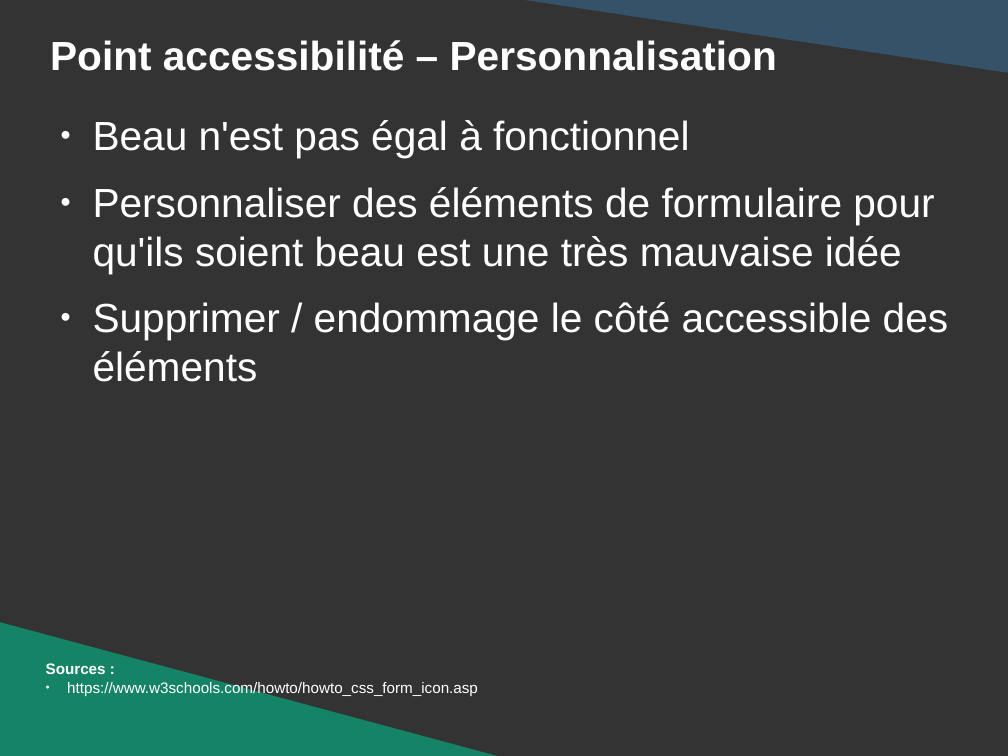
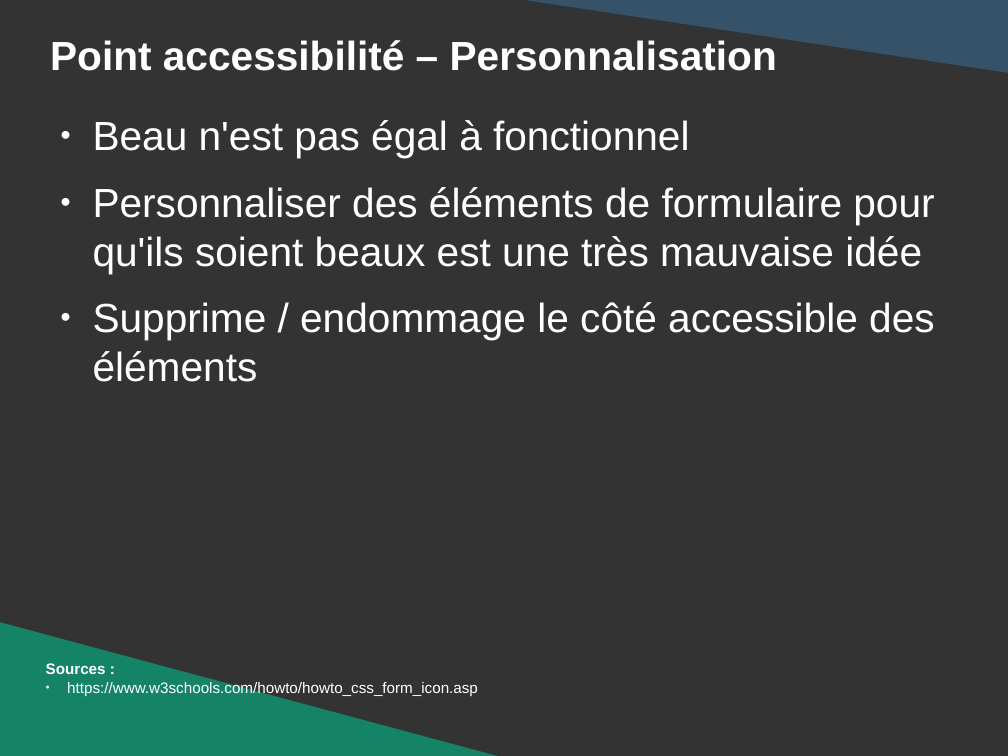
Before and after one commit to DanYellow/presentations, a slide deck: slide 29 of mmi/html/travaux-pratiques/numero-5/presentation.odp. Drawn at 1008x756 pixels with LibreOffice and Linux fonts; fonts in the diff are those of the drawing. Boxes give left, top, right and bottom in pixels: in the first picture for what was removed or moved away, otherwise in the second. Text is boxed around its words. In the diff, an @@ line names an element or a change of style, - is before the commit and + after.

```diff
--- a/mmi/html/travaux-pratiques/numero-5/presentation.odp
+++ b/mmi/html/travaux-pratiques/numero-5/presentation.odp
@@ text at [93,187,935,382]: text changed @@
-● Personnaliser des éléments de formulaire pour qu'ils soient beau est une très mauvaise idée
-● Supprimer / endommage le côté accessible des éléments
+● Personnaliser des éléments de formulaire pour qu'ils soient beaux est une très mauvaise idée
+● Supprime / endommage le côté accessible des éléments
```
Also in this commit, not shown: 3 other slides changed, 13 other files.
